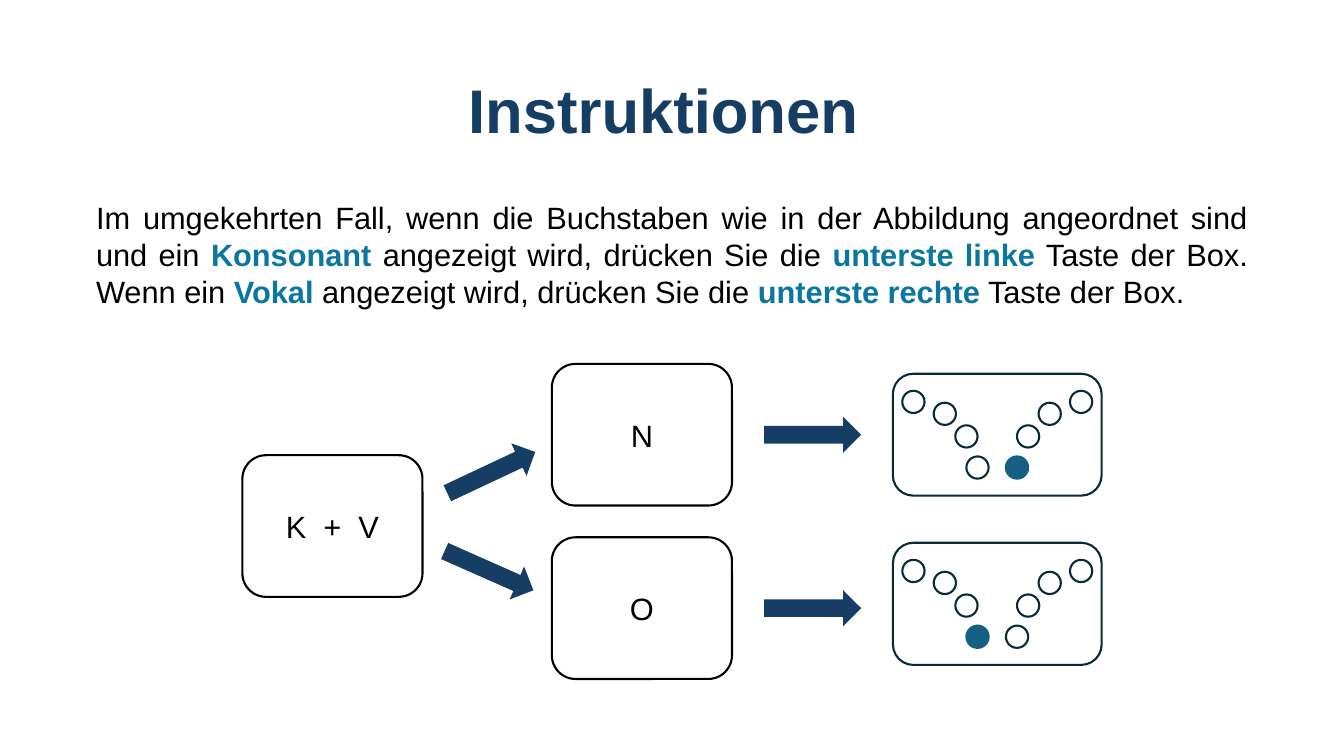
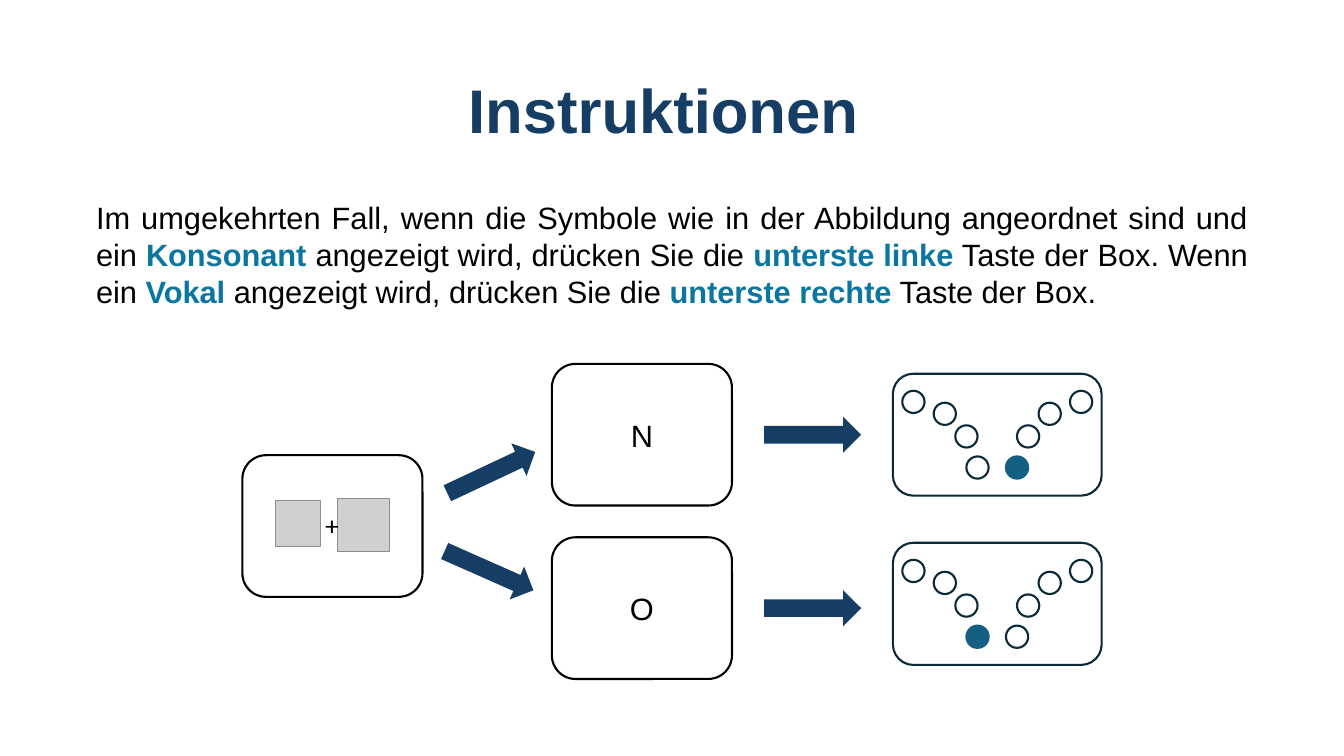
Before and after one commit to GidonFrischkorn/Ambizione-IndividualDifferencesStudy, a slide deck: slide 5 of tasks/letter-judgement-changingSR/Instructions_letterchangeSRBOX.pptx. Drawn at 1344x756 pixels with LibreOffice and Linux fonts; fonts in the diff are those of the drawing; grey boxes stand for pictures. Boxes give left, top, right and bottom in pixels: in the first picture for what was removed or moved away, otherwise in the second. Text is boxed around its words. In the diff, an @@ line names an element or a change of style, - is before the commit and + after.

```diff
--- a/tasks/letter-judgement-changingSR/Instructions_letterchangeSRBOX.pptx
+++ b/tasks/letter-judgement-changingSR/Instructions_letterchangeSRBOX.pptx
@@ text at (96, 206, 1248, 309): text changed @@
-Im umgekehrten Fall, wenn die Buchstaben wie in der Abbildung angeordnet sind und ein Konsonant angezeigt wird, drücken Sie die unterste linke Taste der Box. Wenn ein Vokal angezeigt wird, drücken Sie die unterste rechte Taste der Box.
+Im umgekehrten Fall, wenn die Symbole wie in der Abbildung angeordnet sind und ein Konsonant angezeigt wird, drücken Sie die unterste linke Taste der Box. Wenn ein Vokal angezeigt wird, drücken Sie die unterste rechte Taste der Box.
@@ picture added at (275, 501, 321, 546) @@
@@ text added at (316, 503, 350, 543), 18 pt, text #000000 @@
++
@@ picture added at (337, 499, 389, 552) @@
@@ text removed at (286, 516, 379, 538) @@
-K + V
```
Also in this commit, not shown: 3 other slides changed, 18 other files.
